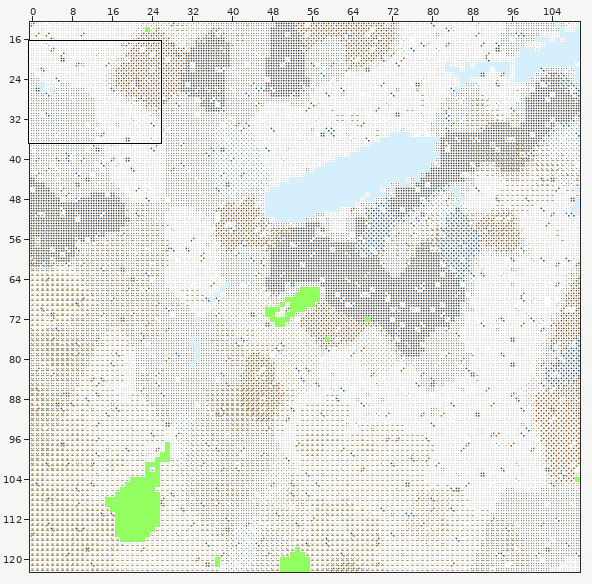
An edit to a level. Tiled map, Maps/boston.tmx. Above, an overview of the earlier version with the close-up marked.
Close-up. First the earlier version:
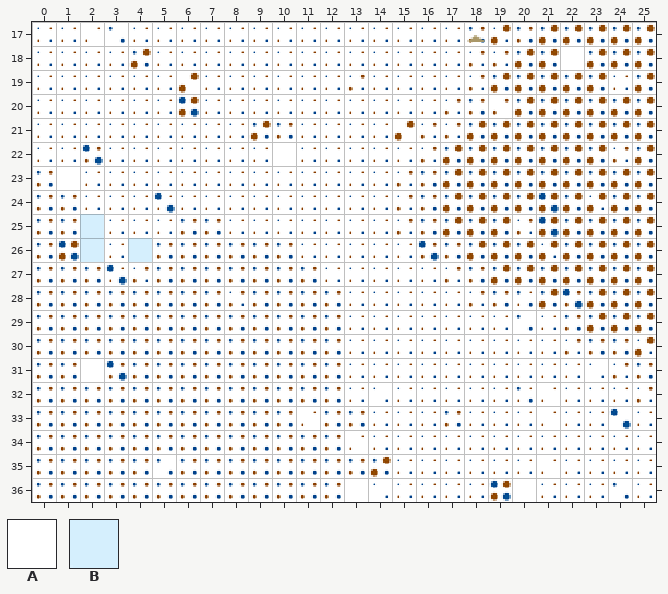
Cells are 16x16 px. Shown: x 0..25, y 17..36. The commit also changed other parts of the map, which this record leaves out.
Key: from "Landform": A 0, B 1.
_ is an empty cell.
Layers that did not change in this view are not listed.
Layer "Land" before, first column x 0:
17 AAAAAAAAAAAAAAAAAAAAAAAAAA
18 AAAAAAAAAAAAAAAAAAAAAAAAAA
19 AAAAAAAAAAAAAAAAAAAAAAAAAA
20 AAAAAAAAAAAAAAAAAAAAAAAAAA
21 AAAAAAAAAAAAAAAAAAAAAAAAAA
22 AAAAAAAAAAAAAAAAAAAAAAAAAA
23 AAAAAAAAAAAAAAAAAAAAAAAAAA
24 AAAAAAAAAAAAAAAAAAAAAAAAAA
25 AABAAAAAAAAAAAAAAAAAAAAAAA
26 AABABAAAAAAAAAAAAAAAAAAAAA
27 AAAAAAAAAAAAAAAAAAAAAAAAAA
28 AAAAAAAAAAAAAAAAAAAAAAAAAA
29 AAAAAAAAAAAAAAAAAAAAAAAAAA
30 AAAAAAAAAAAAAAAAAAAAAAAAAA
31 AAAAAAAAAAAAAAAAAAAAAAAAAA
32 AAAAAAAAAAAAAAAAAAAAAAAAAA
33 AAAAAAAAAAAAAAAAAAAAAAAAAA
34 AAAAAAAAAAAAAAAAAAAAAAAAAA
35 AAAAAAAAAAAAAAAAAAAAAAAAAA
36 AAAAAAAAAAAAAAAAAAAAAAAAAA
The same view after the edit:
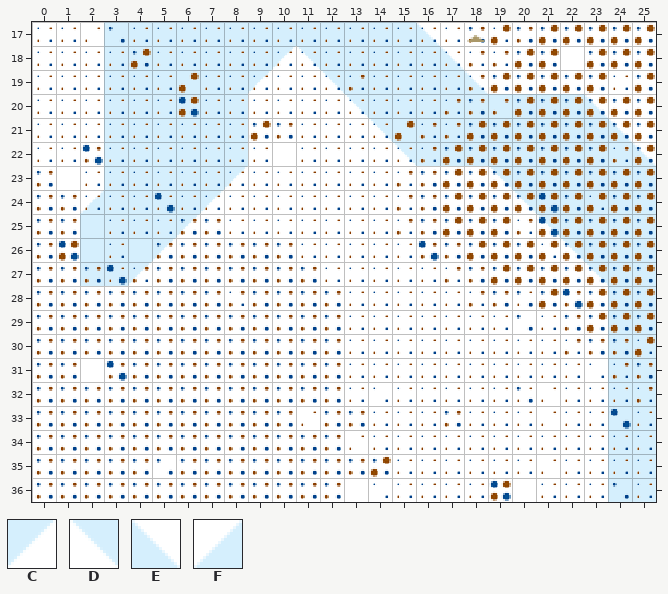
Further tiles: from "Landform": C 4, D 5, E 8, F 9.
Change:
Layer "Land":
y 17: x 3..16 AAAAAAAAAAAAAA -> BBBBBBBBBBBBBE
y 18: x 3..17 AAAAAAAAAAAAAAA -> BBBBBBBCDBBBBBE
y 19: x 3..9 AAAAAAA -> BBBBBBC; x 12..18 AAAAAAA -> DBBBBBE
y 20: x 3..8 AAAAAA -> BBBBBB; x 13..23 AAAAAAAAAAA -> DBBBBBBBBBE
y 21: x 3..8 AAAAAA -> BBBBBB; x 14..24 AAAAAAAAAAA -> DBBBBBBBBBE
y 22: x 3..8 AAAAAA -> BBBBBB; x 15..25 AAAAAAAAAAA -> DBBBBBBBBBE
y 23: x 3..8 AAAAAA -> BBBBBC; x 19..25 AAAAAAA -> DBBBBBB
y 24: x 2..7 AAAAAA -> FBBBBC; x 20..25 AAAAAA -> DBBBBB
y 25: x 3..6 AAAA -> BBBC; x 21..25 AAAAA -> DBBBB
y 26: x 3 A -> B; x 5 A -> C; x 22..25 AAAA -> DBBB
y 27: x 2..4 AAA -> BBC; x 23..25 AAA -> DBB
y 28..36: x 24..25 AA -> BB
